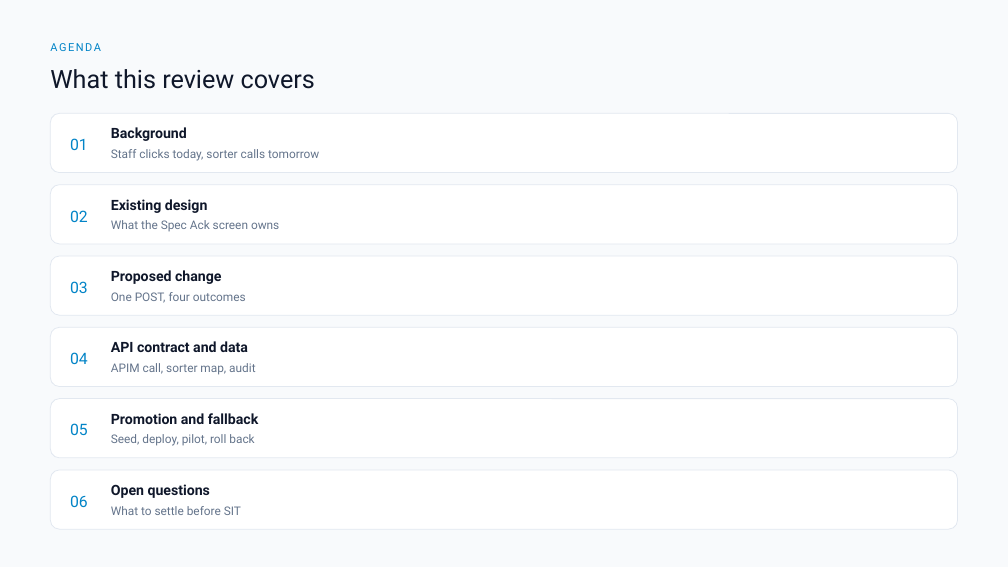
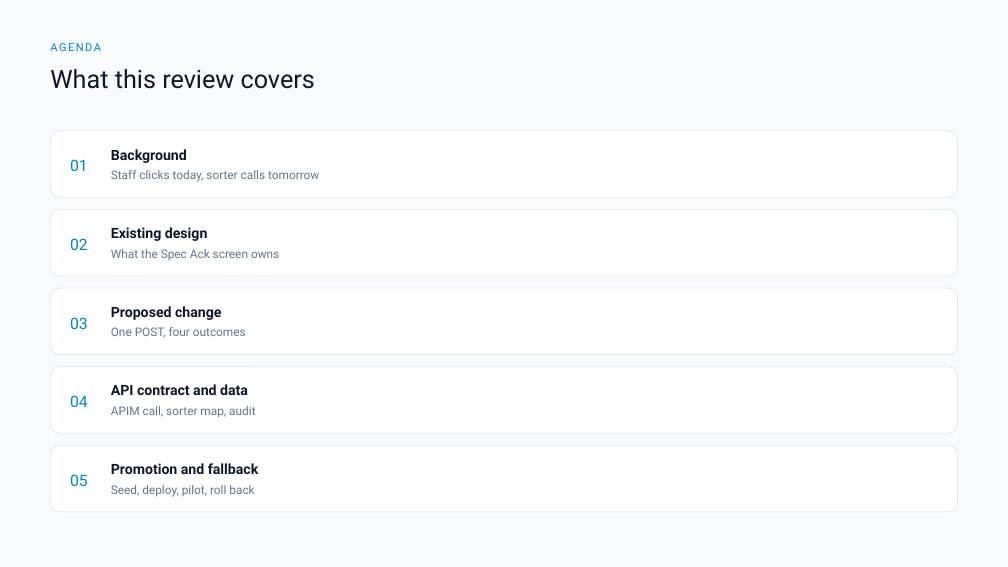
Before and after one commit to DragonChong/HA-Notes, a slide deck: slide 2 of SDLC/Projects/TMP-specimen-sorter-api — Specimen Sorter API/assets/Specimen Sorter API v3.pptx. Drawn at 1008x567 pixels with LibreOffice and Linux fonts; fonts in the diff are those of the drawing. Boxes give left, top, right and bottom in pixels: in the first picture for what was removed or moved away, otherwise in the second. Text is boxed around its words. In the diff, an @@ line names an element or a change of style, - is before the commit and + after.

```diff
--- a/SDLC/Projects/TMP-specimen-sorter-api — Specimen Sorter API/assets/Specimen Sorter API v3.pptx
+++ b/SDLC/Projects/TMP-specimen-sorter-api — Specimen Sorter API/assets/Specimen Sorter API v3.pptx
@@ rounded rectangle: place and size @@
-rounded rectangle at bbox=[51, 113, 958, 172]
+rounded rectangle at bbox=[51, 131, 958, 197]
@@ text "01": place and size @@
-text "01" at bbox=[70, 138, 88, 150]
+text "01" at bbox=[70, 159, 88, 171]
@@ text "Background": place and size @@
-text "Background" at bbox=[111, 127, 187, 141]
+text "Background" at bbox=[111, 149, 187, 163]
@@ text "Staff clicks today, sorter calls ...": place and size @@
-text "Staff clicks today, sorter calls ..." at bbox=[111, 149, 319, 161]
+text "Staff clicks today, sorter calls ..." at bbox=[111, 170, 319, 182]
@@ rounded rectangle: place and size @@
-rounded rectangle at bbox=[51, 185, 958, 243]
+rounded rectangle at bbox=[51, 209, 958, 276]
@@ text "02": place and size @@
-text "02" at bbox=[70, 210, 88, 222]
+text "02" at bbox=[70, 238, 88, 250]
@@ text "Existing design": place and size @@
-text "Existing design" at bbox=[111, 199, 208, 213]
+text "Existing design" at bbox=[111, 227, 208, 241]
@@ text "What the Spec Ack screen ...": place and size @@
-text "What the Spec Ack screen ..." at bbox=[111, 220, 279, 232]
+text "What the Spec Ack screen ..." at bbox=[111, 249, 279, 261]
@@ rounded rectangle: place and size @@
-rounded rectangle at bbox=[51, 256, 958, 315]
+rounded rectangle at bbox=[51, 288, 958, 355]
@@ text "03": place and size @@
-text "03" at bbox=[70, 281, 88, 293]
+text "03" at bbox=[70, 317, 88, 329]
@@ text "One POST, four outcomes": place and size @@
-text "One POST, four outcomes" at bbox=[111, 292, 246, 303]
+text "One POST, four outcomes" at bbox=[111, 327, 246, 338]
@@ text "Proposed change": place and size @@
-text "Proposed change" at bbox=[111, 270, 221, 284]
+text "Proposed change" at bbox=[111, 306, 221, 320]
@@ rounded rectangle: place and size @@
-rounded rectangle at bbox=[51, 327, 958, 386]
+rounded rectangle at bbox=[51, 367, 958, 433]
@@ text "04": place and size @@
-text "04" at bbox=[70, 352, 88, 364]
+text "04" at bbox=[70, 395, 88, 407]
@@ text "API contract and data": place and size @@
-text "API contract and data" at bbox=[111, 341, 248, 352]
+text "API contract and data" at bbox=[111, 384, 248, 395]
@@ text "APIM call, sorter map, audit": place and size @@
-text "APIM call, sorter map, audit" at bbox=[111, 363, 255, 375]
+text "APIM call, sorter map, audit" at bbox=[111, 406, 255, 418]
@@ proportions changed in 5 elements at bbox=[51, 131, 958, 197], bbox=[51, 209, 958, 276], bbox=[51, 288, 958, 355], bbox=[51, 367, 958, 433], bbox=[51, 445, 958, 512] @@
@@ rounded rectangle: place and size @@
-rounded rectangle at bbox=[51, 399, 958, 457]
+rounded rectangle at bbox=[51, 445, 958, 512]
@@ text "05": place and size @@
-text "05" at bbox=[70, 423, 88, 435]
+text "05" at bbox=[70, 474, 88, 486]
@@ rounded rectangle removed at bbox=[51, 470, 958, 529] @@
@@ text "Promotion and fallback": place and size @@
-text "Promotion and fallback" at bbox=[111, 413, 259, 424]
+text "Promotion and fallback" at bbox=[111, 463, 259, 474]
@@ text "Seed, deploy, pilot, roll back": place and size @@
-text "Seed, deploy, pilot, roll back" at bbox=[111, 434, 254, 446]
+text "Seed, deploy, pilot, roll back" at bbox=[111, 485, 254, 497]
@@ text removed at bbox=[70, 495, 88, 507] @@
-06
@@ text removed at bbox=[111, 484, 210, 498] @@
-Open questions
@@ text removed at bbox=[111, 506, 241, 515] @@
-What to settle before SIT
```
Also in this commit, not shown: 1 other slide changed, 2 slides removed, 1 other file.
